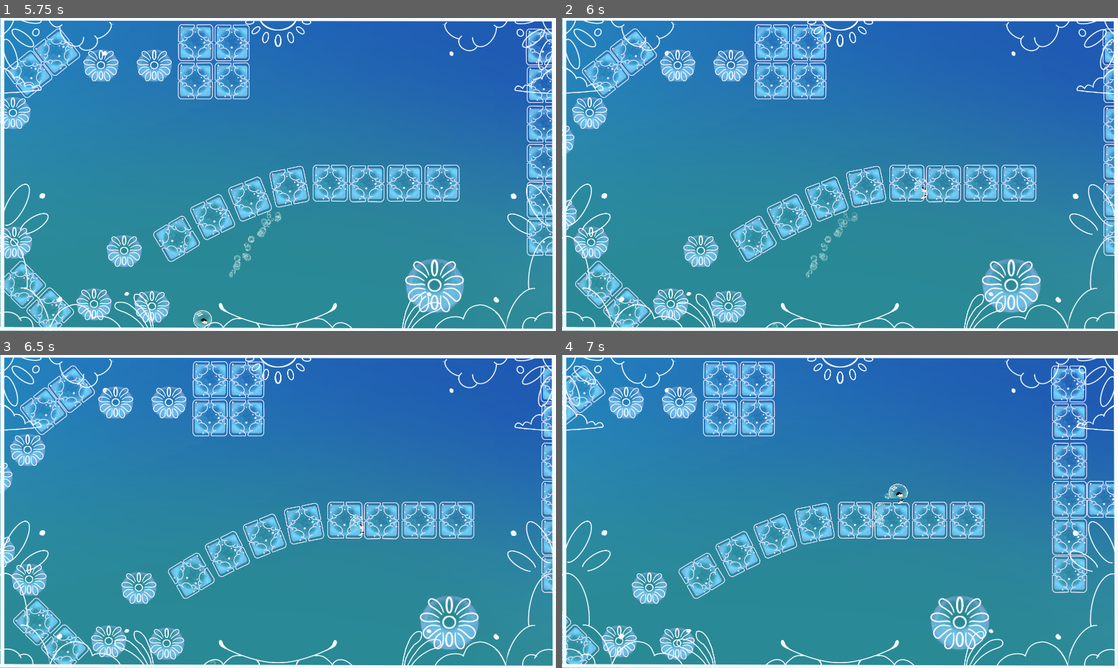
Above: before the commit, frames 1-4 (two rows, left to right).
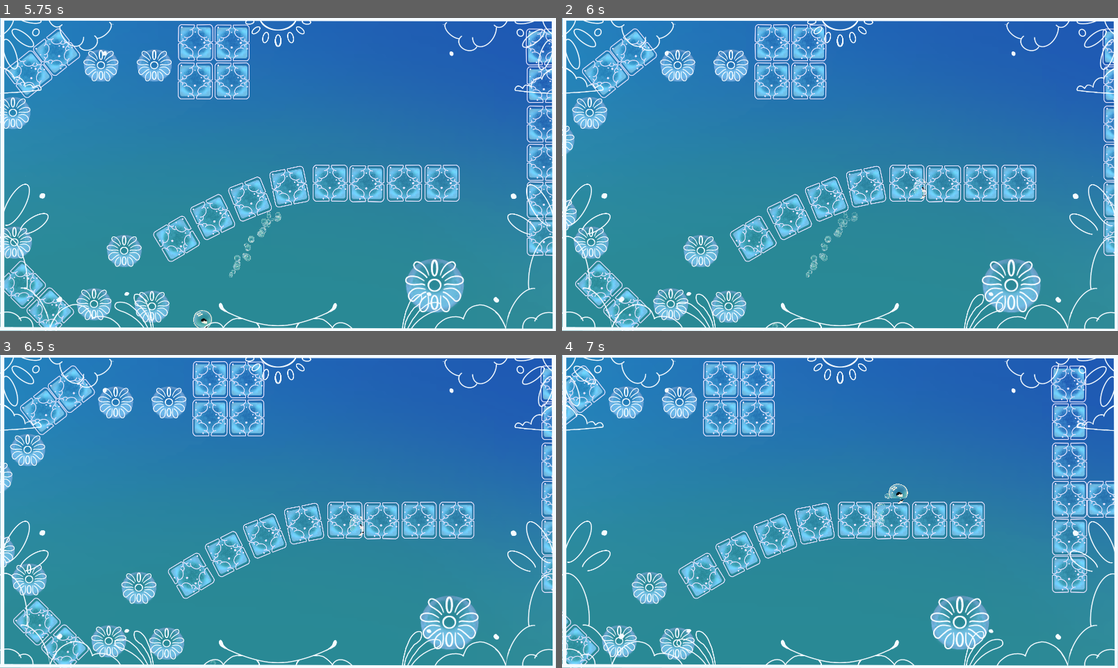
Above: after the commit, the same moments.

Repository: davifarhi/GGJ25-CrashSim-Untitled
Game: Godot game, scene res://scenes/levels/Level2.tscn
Two runs of this game, one before a commit and one after it. Both use one fixed random seed, a clock stepped at 60 frames per second and the inputs below. This scene is started directly instead of the project's main scene.
Inputs (mouse positions are in pixels of both pictures, inside the frame that each line leads up to):
- Up to frame 1 (5.75 s): tap Enter at 0.5 s; move the mouse to (400, 158) at 0.52 s; click (400, 158) at 0.6 s; move the mouse to (166, 190) at 1.27 s; tap Delete at 1.35, 2.85, 4.35 s; move the mouse to (333, 105) at 2.02 s; click (333, 105) at 2.1 s; move the mouse to (250, 237) at 2.77 s; move the mouse to (444, 221) at 3.52 s; click (444, 221) at 3.6 s; move the mouse to (111, 127) at 4.27 s; tap Space at 5 s; move the mouse to (305, 174) at 5.02 s; click (305, 174) at 5.1 s
- Up to frame 2 (6 s): move the mouse to (756, 96) at 5.77 s; tap Delete at 5.85 s
- Up to frame 3 (6.5 s): no input
- Up to frame 4 (7 s): move the mouse to (962, 495) at 6.52 s; click (962, 495) at 6.6 s

Frame 1 is identical in both runs. In frame 2, less than 0.1% of the frame differs, in the area x 63-66%, y 51-58%; in frame 3, less than 0.1%; in frame 4, less than 0.1%.

Commit message:
Bounce sound on blocks, moving blocks and level walls

Diff:
--- a/ggj-crashsim-untilted/scenes/obstacles/block1.tscn
+++ b/ggj-crashsim-untilted/scenes/obstacles/block1.tscn
@@ -1,7 +1,14 @@
-[gd_scene load_steps=4 format=3 uid="uid://ycj1s8f21go5"]
+[gd_scene load_steps=11 format=3 uid="uid://ycj1s8f21go5"]
 
 [ext_resource type="PhysicsMaterial" uid="uid://cuwk5enyeau8u" path="res://assets/PhysicMaterials/bouncy_walls.tres" id="1_6xao7"]
 [ext_resource type="Texture2D" uid="uid://be2dhfbxe65hk" path="res://assets/Asset2D/Cube01.png" id="2_64smd"]
+[ext_resource type="Script" path="res://scenes/obstacles/bounce_sound_producer.gd" id="2_pr1pe"]
+[ext_resource type="AudioStream" uid="uid://buk7kwyhf3sjq" path="res://assets/sound/bou_bounce_01.wav" id="4_gg34g"]
+[ext_resource type="AudioStream" uid="uid://jyhc8isij4nu" path="res://assets/sound/bou_bounce_02.wav" id="5_5mcl5"]
+[ext_resource type="AudioStream" uid="uid://cgvsampqcjk30" path="res://assets/sound/bou_bounce_03.wav" id="6_3fnk3"]
+[ext_resource type="AudioStream" uid="uid://cmltphy7xmgur" path="res://assets/sound/bou_bounce_vo_01.wav" id="7_fjpmx"]
+[ext_resource type="AudioStream" uid="uid://c4fqwuwodhgjm" path="res://assets/sound/bou_bounce_vo_02.wav" id="8_g74yn"]
+[ext_resource type="AudioStream" uid="uid://mvn1g5uvghl4" path="res://assets/sound/bou_bounce_vo_03.wav" id="9_fifxy"]
 
 [sub_resource type="RectangleShape2D" id="RectangleShape2D_6dpma"]
 size = Vector2(122, 129)
@@ -10,7 +17,11 @@
 physics_material_override = ExtResource("1_6xao7")
 lock_rotation = true
 freeze = true
+freeze_mode = 1
 continuous_cd = 1
+contact_monitor = true
+max_contacts_reported = 2
+script = ExtResource("2_pr1pe")
 
 [node name="Sprite2D" type="Sprite2D" parent="."]
 scale = Vector2(0.64, 0.64)
@@ -19,3 +30,27 @@
 [node name="CollisionShape2D" type="CollisionShape2D" parent="."]
 position = Vector2(-1, -0.5)
 shape = SubResource("RectangleShape2D_6dpma")
+
+[node name="BounceCollection" type="Node" parent="."]
+
+[node name="Bounce1" type="AudioStreamPlayer" parent="BounceCollection"]
+stream = ExtResource("4_gg34g")
+
+[node name="Bounce2" type="AudioStreamPlayer" parent="BounceCollection"]
+stream = ExtResource("5_5mcl5")
+
+[node name="Bounce3" type="AudioStreamPlayer" parent="BounceCollection"]
+stream = ExtResource("6_3fnk3")
+
+[node name="BounceVOCollection" type="Node" parent="."]
+
+[node name="Bounce1" type="AudioStreamPlayer" parent="BounceVOCollection"]
+stream = ExtResource("7_fjpmx")
+
+[node name="Bounce2" type="AudioStreamPlayer" parent="BounceVOCollection"]
+stream = ExtResource("8_g74yn")
+
+[node name="Bounce3" type="AudioStreamPlayer" parent="BounceVOCollection"]
+stream = ExtResource("9_fifxy")
+
+[connection signal="body_entered" from="." to="." method="_on_body_entered"]
--- /dev/null
+++ b/ggj-crashsim-untilted/scenes/obstacles/block_1.gd
@@ -0,0 +1,9 @@
+extends RigidBody2D
+
+@onready var bounceSFXCollection = SoundCollection.new($BounceCollection)
+@onready var bounceVOCollection = SoundCollection.new($BounceVOCollection)
+
+func _on_body_entered(body: Node) -> void:
+	if body is Boubou:
+		bounceSFXCollection.play_random()
+		bounceVOCollection.play_random()
--- /dev/null
+++ b/ggj-crashsim-untilted/scenes/obstacles/bounce_sound_producer.gd
@@ -0,0 +1,9 @@
+extends Node2D
+
+@onready var bounceSFXCollection = SoundCollection.new($BounceCollection)
+@onready var bounceVOCollection = SoundCollection.new($BounceVOCollection)
+
+func _on_body_entered(body: Node) -> void:
+	if body is Boubou:
+		bounceSFXCollection.play_random()
+		bounceVOCollection.play_random()
--- a/ggj-crashsim-untilted/scenes/obstacles/level_decoration.tscn
+++ b/ggj-crashsim-untilted/scenes/obstacles/level_decoration.tscn
@@ -1,9 +1,16 @@
-[gd_scene load_steps=6 format=3 uid="uid://bqtpxlro4lj3d"]
+[gd_scene load_steps=13 format=3 uid="uid://bqtpxlro4lj3d"]
 
 [ext_resource type="Script" path="res://scenes/decoration_juice.gd" id="1_l8qv7"]
 [ext_resource type="Texture2D" uid="uid://b4eapeecriep4" path="res://assets/Asset2D/Fond.png" id="2_mh4vl"]
 [ext_resource type="PhysicsMaterial" uid="uid://cuwk5enyeau8u" path="res://assets/PhysicMaterials/bouncy_walls.tres" id="3_i76to"]
 [ext_resource type="Texture2D" uid="uid://ce70jpc6mesdb" path="res://assets/Asset2D/contour.png" id="3_ws6yw"]
+[ext_resource type="Script" path="res://scenes/obstacles/bounce_sound_producer.gd" id="4_i836b"]
+[ext_resource type="AudioStream" uid="uid://buk7kwyhf3sjq" path="res://assets/sound/bou_bounce_01.wav" id="6_r3h78"]
+[ext_resource type="AudioStream" uid="uid://jyhc8isij4nu" path="res://assets/sound/bou_bounce_02.wav" id="7_p7uab"]
+[ext_resource type="AudioStream" uid="uid://cgvsampqcjk30" path="res://assets/sound/bou_bounce_03.wav" id="8_82cyi"]
+[ext_resource type="AudioStream" uid="uid://cmltphy7xmgur" path="res://assets/sound/bou_bounce_vo_01.wav" id="9_tqw8w"]
+[ext_resource type="AudioStream" uid="uid://c4fqwuwodhgjm" path="res://assets/sound/bou_bounce_vo_02.wav" id="10_i5wqv"]
+[ext_resource type="AudioStream" uid="uid://mvn1g5uvghl4" path="res://assets/sound/bou_bounce_vo_03.wav" id="11_sh7ny"]
 
 [sub_resource type="RectangleShape2D" id="RectangleShape2D_xxmmg"]
 size = Vector2(1982, 65)
@@ -25,36 +32,81 @@
 
 [node name="LevelWalls" type="Node2D" parent="."]
 position = Vector2(-954, -540)
+script = ExtResource("4_i836b")
 
-[node name="UpperWall" type="StaticBody2D" parent="LevelWalls"]
+[node name="UpperWall" type="RigidBody2D" parent="LevelWalls"]
 physics_material_override = ExtResource("3_i76to")
+freeze = true
+freeze_mode = 1
+continuous_cd = 1
+contact_monitor = true
+max_contacts_reported = 8
 
 [node name="CollisionShape2D" type="CollisionShape2D" parent="LevelWalls/UpperWall"]
 position = Vector2(959, -23)
 shape = SubResource("RectangleShape2D_xxmmg")
 
-[node name="LowerWall" type="StaticBody2D" parent="LevelWalls"]
+[node name="LowerWall" type="RigidBody2D" parent="LevelWalls"]
 position = Vector2(0, 1113)
 physics_material_override = ExtResource("3_i76to")
+freeze = true
+freeze_mode = 1
+contact_monitor = true
+max_contacts_reported = 8
 
 [node name="CollisionShape2D" type="CollisionShape2D" parent="LevelWalls/LowerWall"]
 position = Vector2(954, -11)
 shape = SubResource("RectangleShape2D_xxmmg")
 
-[node name="RightWall" type="StaticBody2D" parent="LevelWalls"]
+[node name="RightWall" type="RigidBody2D" parent="LevelWalls"]
 position = Vector2(0, 1113)
 physics_material_override = ExtResource("3_i76to")
+freeze = true
+freeze_mode = 1
+contact_monitor = true
+max_contacts_reported = 8
 
 [node name="CollisionShape2D" type="CollisionShape2D" parent="LevelWalls/RightWall"]
 position = Vector2(1932, -755)
 rotation = 1.57079
 shape = SubResource("RectangleShape2D_xxmmg")
 
-[node name="LeftWall" type="StaticBody2D" parent="LevelWalls"]
+[node name="LeftWall" type="RigidBody2D" parent="LevelWalls"]
 position = Vector2(-1915, 1113)
 physics_material_override = ExtResource("3_i76to")
+freeze = true
+freeze_mode = 1
+contact_monitor = true
+max_contacts_reported = 8
 
 [node name="CollisionShape2D" type="CollisionShape2D" parent="LevelWalls/LeftWall"]
 position = Vector2(1891, -753)
 rotation = 1.57079
 shape = SubResource("RectangleShape2D_xxmmg")
+
+[node name="BounceCollection" type="Node" parent="LevelWalls"]
+
+[node name="Bounce1" type="AudioStreamPlayer" parent="LevelWalls/BounceCollection"]
+stream = ExtResource("6_r3h78")
+
+[node name="Bounce2" type="AudioStreamPlayer" parent="LevelWalls/BounceCollection"]
+stream = ExtResource("7_p7uab")
+
+[node name="Bounce3" type="AudioStreamPlayer" parent="LevelWalls/BounceCollection"]
+stream = ExtResource("8_82cyi")
+
+[node name="BounceVOCollection" type="Node" parent="LevelWalls"]
+
+[node name="Bounce1" type="AudioStreamPlayer" parent="LevelWalls/BounceVOCollection"]
+stream = ExtResource("9_tqw8w")
+
+[node name="Bounce2" type="AudioStreamPlayer" parent="LevelWalls/BounceVOCollection"]
+stream = ExtResource("10_i5wqv")
+
+[node name="Bounce3" type="AudioStreamPlayer" parent="LevelWalls/BounceVOCollection"]
+stream = ExtResource("11_sh7ny")
+
+[connection signal="body_entered" from="LevelWalls/UpperWall" to="LevelWalls" method="_on_body_entered"]
+[connection signal="body_entered" from="LevelWalls/LowerWall" to="LevelWalls" method="_on_body_entered"]
+[connection signal="body_entered" from="LevelWalls/RightWall" to="LevelWalls" method="_on_body_entered"]
+[connection signal="body_entered" from="LevelWalls/LeftWall" to="LevelWalls" method="_on_body_entered"]
--- a/ggj-crashsim-untilted/scenes/obstacles/moving_wall_2x2.gd
+++ b/ggj-crashsim-untilted/scenes/obstacles/moving_wall_2x2.gd
@@ -17,6 +17,14 @@
 var currentStep:Step = Step.Idle
 var nextStep:Step = Step.Aller
 var time:float = 0
+
+@onready var bounceSFXCollection = SoundCollection.new($BounceCollection)
+@onready var bounceVOCollection = SoundCollection.new($BounceVOCollection)
+
+func _on_body_entered(body: Node) -> void:
+	if body is Boubou:
+		bounceSFXCollection.play_random()
+		bounceVOCollection.play_random()
 
 # Called when the node enters the scene tree for the first time.
 func _ready() -> void:
--- a/ggj-crashsim-untilted/scenes/obstacles/moving_wall_2x_2.tscn
+++ b/ggj-crashsim-untilted/scenes/obstacles/moving_wall_2x_2.tscn
@@ -1,7 +1,13 @@
-[gd_scene load_steps=5 format=3 uid="uid://cj4gw1uwfjl7x"]
+[gd_scene load_steps=11 format=3 uid="uid://cj4gw1uwfjl7x"]
 
 [ext_resource type="Script" path="res://scenes/obstacles/moving_wall_2x2.gd" id="1_ffmwb"]
 [ext_resource type="Texture2D" uid="uid://be2dhfbxe65hk" path="res://assets/Asset2D/Cube01.png" id="2_a1tw1"]
+[ext_resource type="AudioStream" uid="uid://buk7kwyhf3sjq" path="res://assets/sound/bou_bounce_01.wav" id="3_pcnj6"]
+[ext_resource type="AudioStream" uid="uid://jyhc8isij4nu" path="res://assets/sound/bou_bounce_02.wav" id="4_7yoel"]
+[ext_resource type="AudioStream" uid="uid://cgvsampqcjk30" path="res://assets/sound/bou_bounce_03.wav" id="5_hkdpo"]
+[ext_resource type="AudioStream" uid="uid://cmltphy7xmgur" path="res://assets/sound/bou_bounce_vo_01.wav" id="6_owc8g"]
+[ext_resource type="AudioStream" uid="uid://c4fqwuwodhgjm" path="res://assets/sound/bou_bounce_vo_02.wav" id="7_je2d1"]
+[ext_resource type="AudioStream" uid="uid://mvn1g5uvghl4" path="res://assets/sound/bou_bounce_vo_03.wav" id="8_xhrc0"]
 
 [sub_resource type="Curve" id="Curve_88api"]
 _data = [Vector2(0, 0), 0.0, 0.0, 0, 0, Vector2(1, 1), 0.0, 0.0, 0, 0]
@@ -15,6 +21,8 @@
 freeze = true
 freeze_mode = 1
 continuous_cd = 1
+contact_monitor = true
+max_contacts_reported = 2
 script = ExtResource("1_ffmwb")
 speed = SubResource("Curve_88api")
 
@@ -27,3 +35,27 @@
 [node name="CollisionShape2D" type="CollisionShape2D" parent="."]
 scale = Vector2(2, 2)
 shape = SubResource("RectangleShape2D_vpay0")
+
+[node name="BounceCollection" type="Node" parent="."]
+
+[node name="Bounce1" type="AudioStreamPlayer" parent="BounceCollection"]
+stream = ExtResource("3_pcnj6")
+
+[node name="Bounce2" type="AudioStreamPlayer" parent="BounceCollection"]
+stream = ExtResource("4_7yoel")
+
+[node name="Bounce3" type="AudioStreamPlayer" parent="BounceCollection"]
+stream = ExtResource("5_hkdpo")
+
+[node name="BounceVOCollection" type="Node" parent="."]
+
+[node name="Bounce1" type="AudioStreamPlayer" parent="BounceVOCollection"]
+stream = ExtResource("6_owc8g")
+
+[node name="Bounce2" type="AudioStreamPlayer" parent="BounceVOCollection"]
+stream = ExtResource("7_je2d1")
+
+[node name="Bounce3" type="AudioStreamPlayer" parent="BounceVOCollection"]
+stream = ExtResource("8_xhrc0")
+
+[connection signal="body_entered" from="." to="." method="_on_body_entered"]
